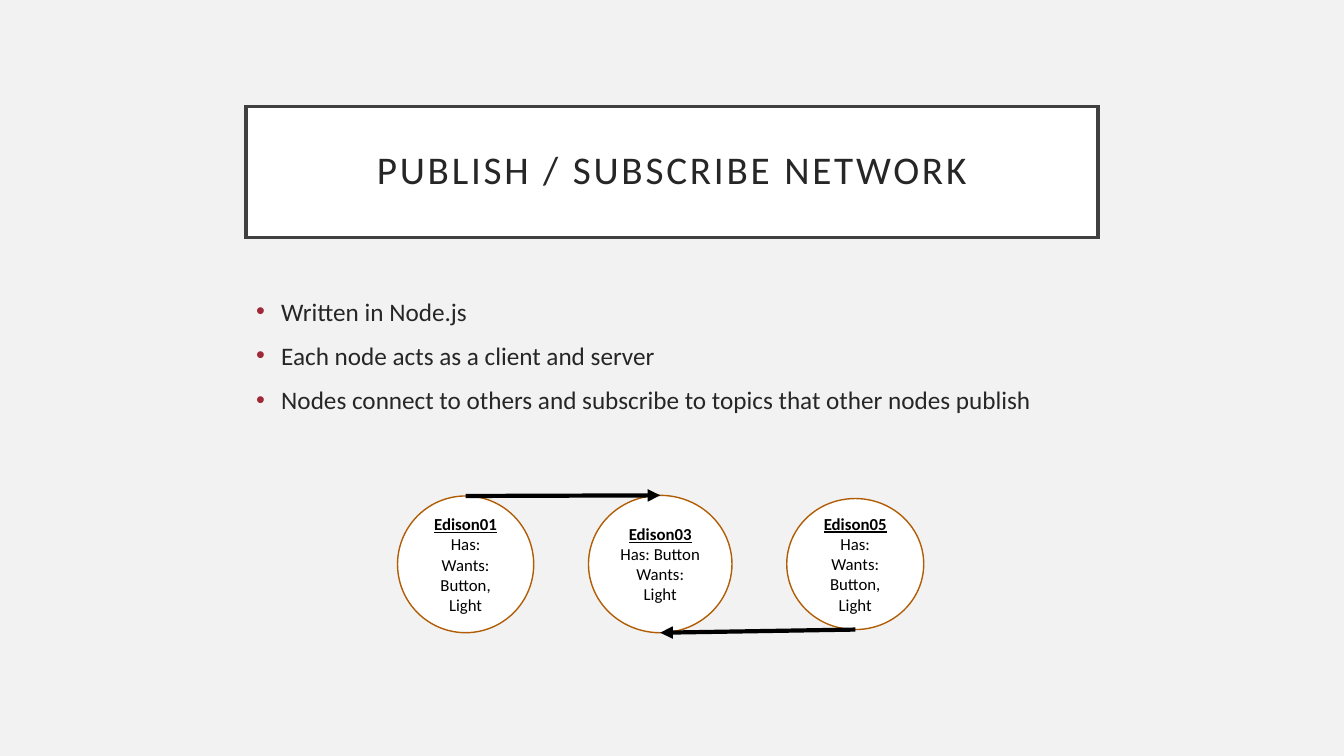
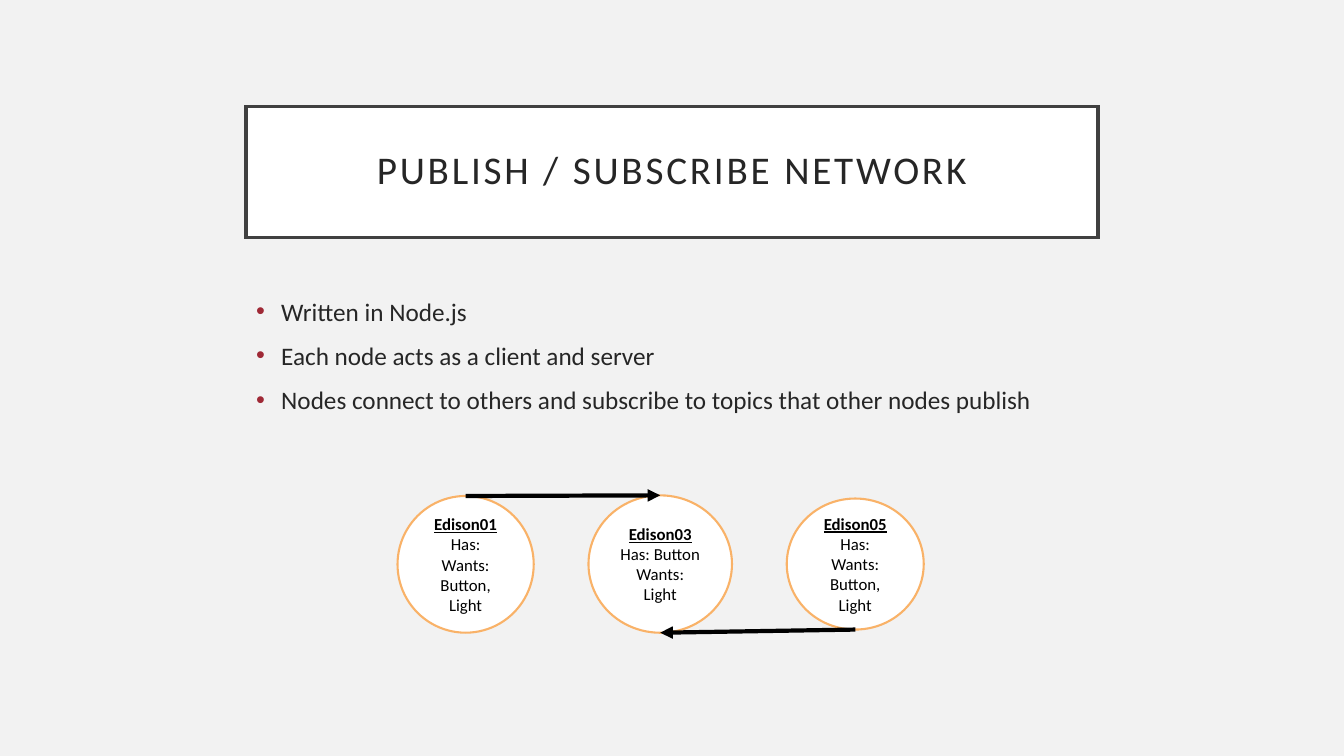
Before and after one commit to rush2sk8/Intel-Edison-PS, a slide deck: slide 7 of presentation.pptx. Drawn at 1344x756 pixels with LibreOffice and Linux fonts; fonts in the diff are those of the drawing. Boxes give left, top, right and bottom in pixels: in the first picture for what was removed or moved away, otherwise in the second. Text is boxed around its words. In the diff, an @@ line names an element or a change of style, - is before the commit and + after.

```diff
--- a/presentation.pptx
+++ b/presentation.pptx
@@ outline #B25E07 1 pt to #F9B268 1.5 pt in 3 elements at [589, 495, 732, 632], [397, 496, 533, 633], [787, 499, 925, 630] @@
```
Also in this commit, not shown: 1 other slide changed, 1 slide added, 2 other files.
